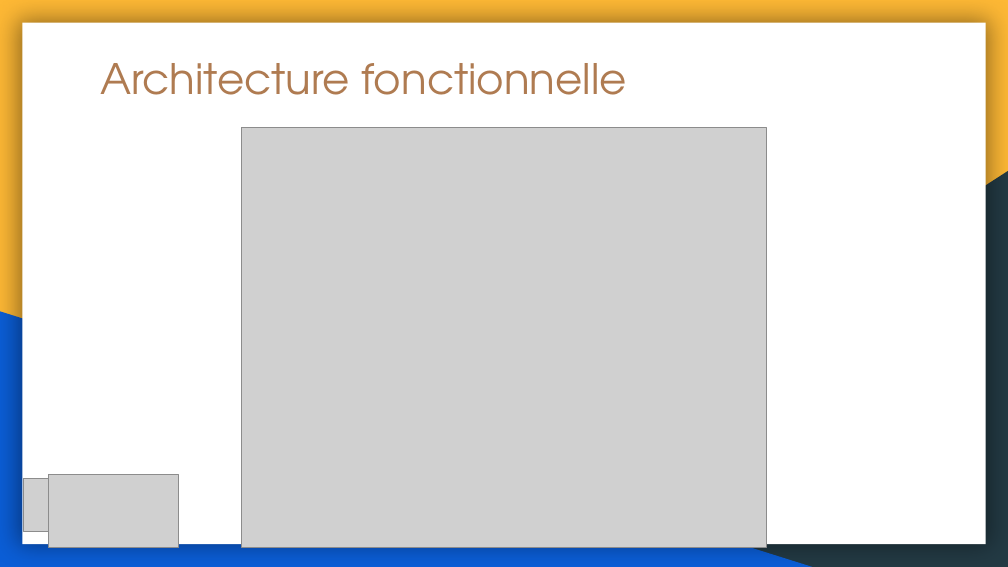
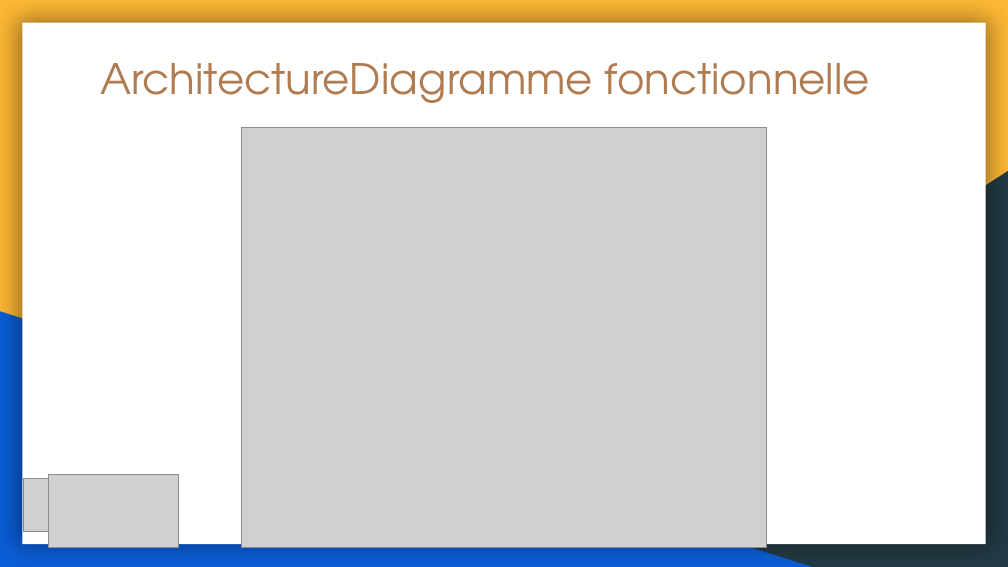
Before and after one commit to jeanpetitt/FindInvest, a slide deck: slide 11 of DOCUMENTS/Exposé_INF3196_Groupe-10-FindInvest.pptx. Drawn at 1008x567 pixels with LibreOffice and Linux fonts; fonts in the diff are those of the drawing; grey boxes stand for pictures. Boxes give left, top, right and bottom in pixels: in the first picture for what was removed or moved away, otherwise in the second. Text is boxed around its words. In the diff, an @@ line names an element or a change of style, - is before the commit and + after.

```diff
--- a/DOCUMENTS/Exposé_INF3196_Groupe-10-FindInvest.pptx
+++ b/DOCUMENTS/Exposé_INF3196_Groupe-10-FindInvest.pptx
@@ title at (100,63,870,103): text changed @@
-Architecture fonctionnelle
+ArchitectureDiagramme fonctionnelle
```
Also in this commit, not shown: 2 other slides changed, 18 other files.
